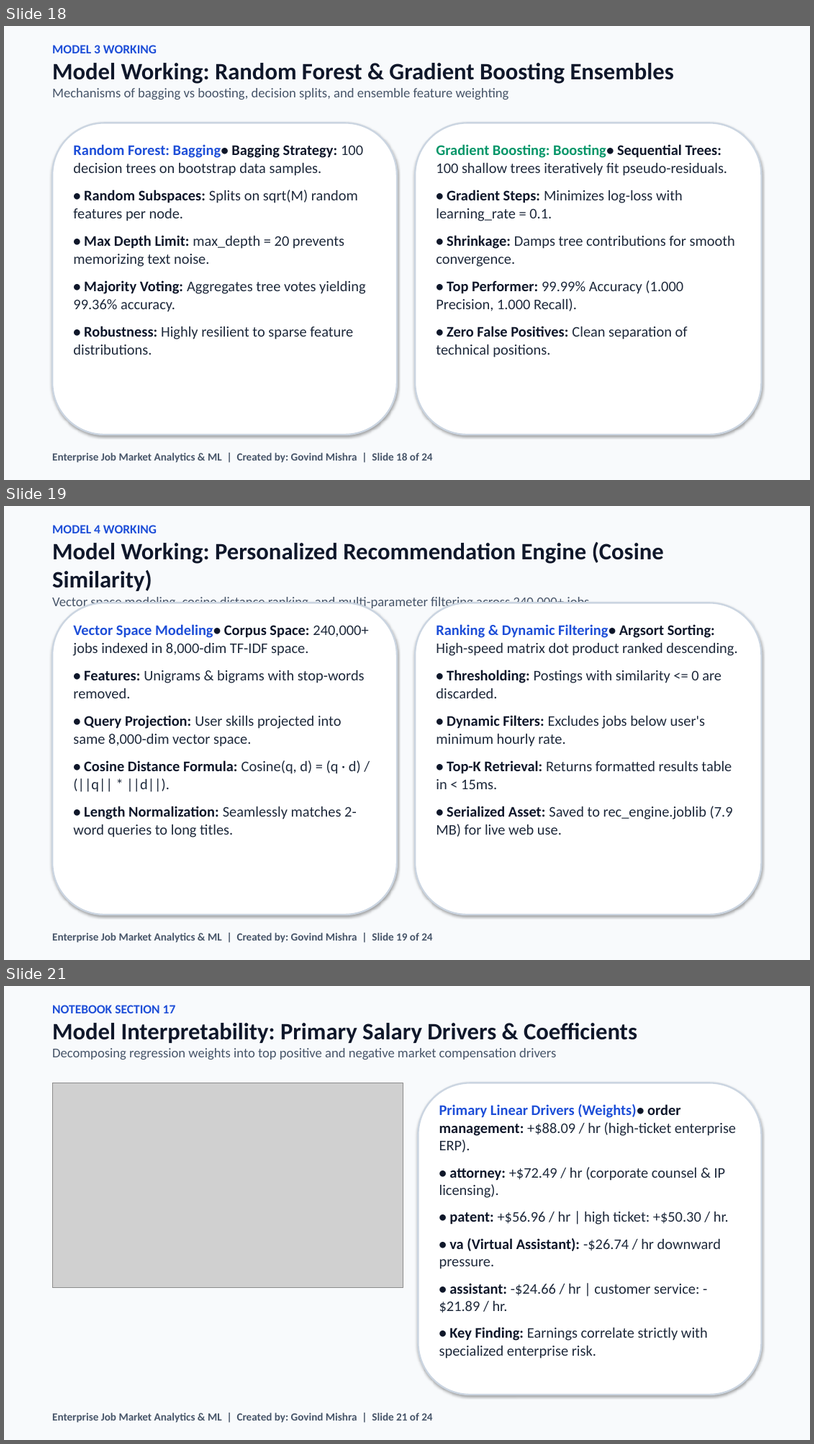
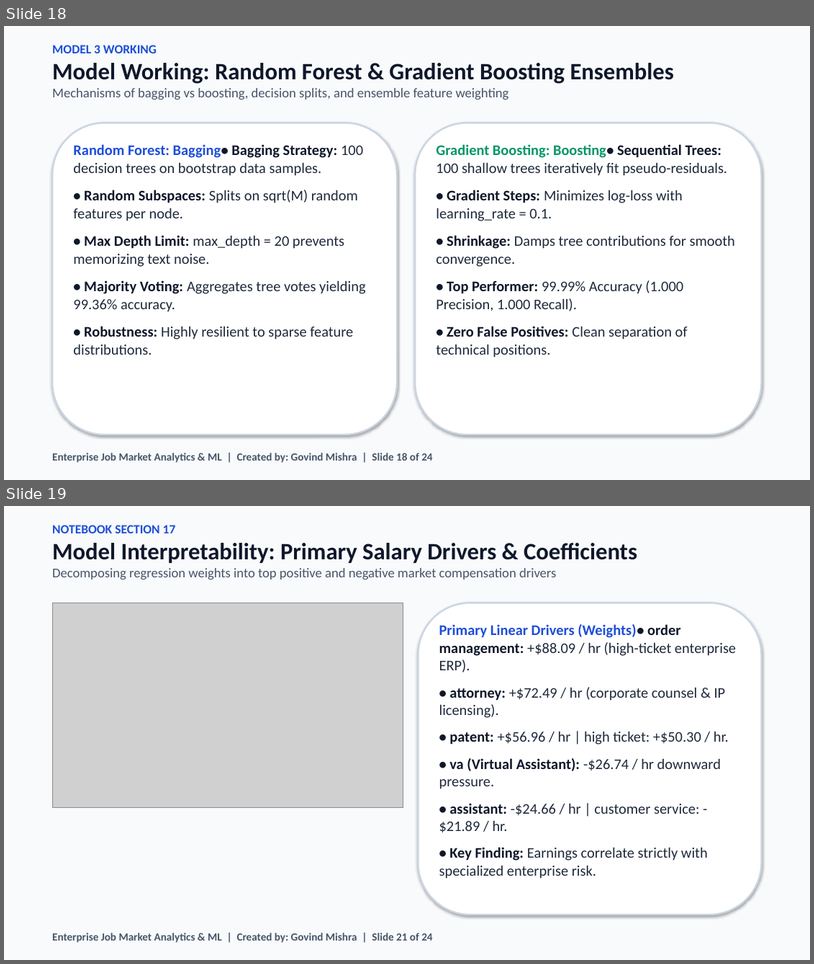
Before and after one commit to govindmishra022-sys/project_8, a slide deck: Job_Market_Analytics_Executive_Presentation.pptx. Shown one above the other, each under a label of ours: slides 18, 19 and 21 before the commit, slides 18 and 19 after it; the slides between them are not shown. The pictures are 814x1444 and 814x964 pixels, drawn with LibreOffice and Linux fonts; fonts in the diff are those of the drawing; grey boxes stand for pictures. Boxes give left, top, right and bottom in pixels: in the first picture for what was removed or moved away, otherwise in the second. Text is boxed around its words. In the diff, an @@ line names an element or a change of style, - is before the commit and + after.

```diff
--- a/Job_Market_Analytics_Executive_Presentation.pptx
+++ b/Job_Market_Analytics_Executive_Presentation.pptx
@@ slide 19 removed at box(4, 506, 810, 960), background #FFFFFF @@
@@ rectangle removed at box(4, 506, 810, 960) @@
@@ text removed at box(52, 525, 664, 610) @@
-MODEL 4 WORKING
-Model Working: Personalized Recommendation Engine (Cosine Similarity)
-Vector space modeling, cosine distance ranking, and multi-parameter filtering across 240,000+ jobs
@@ rounded rectangle removed at box(52, 602, 397, 914) @@
@@ rounded rectangle removed at box(415, 602, 762, 914) @@
@@ text removed at box(73, 624, 368, 837) @@
-Vector Space Modeling• Corpus Space: 240,000+ jobs indexed in 8,000-dim TF-IDF space.
-• Features: Unigrams & bigrams with stop-words removed.
-• Query Projection: User skills projected into same 8,000-dim vector space.
-• Cosine Distance Formula: Cosine(q, d) = (q · d) / (||q|| * ||d||).
-• Length Normalization: Seamlessly matches 2-word queries to long titles.
@@ text removed at box(436, 624, 738, 836) @@
-Ranking & Dynamic Filtering• Argsort Sorting: High-speed matrix dot product ranked descending.
-• Thresholding: Postings with similarity <= 0 are discarded.
-• Dynamic Filters: Excludes jobs below user's minimum hourly rate.
-• Top-K Retrieval: Returns formatted results table in < 15ms.
-• Serialized Asset: Saved to rec_engine.joblib (7.9 MB) for live web use.
@@ text removed at box(52, 932, 432, 942) @@
-Enterprise Job Market Analytics & ML | Created by: Govind Mishra | Slide 19 of 24
@@ what was slide 21 is now slide 19 @@
```
Also in this commit, not shown: 2 slides changed, 1 other slide removed, 1 other file.
